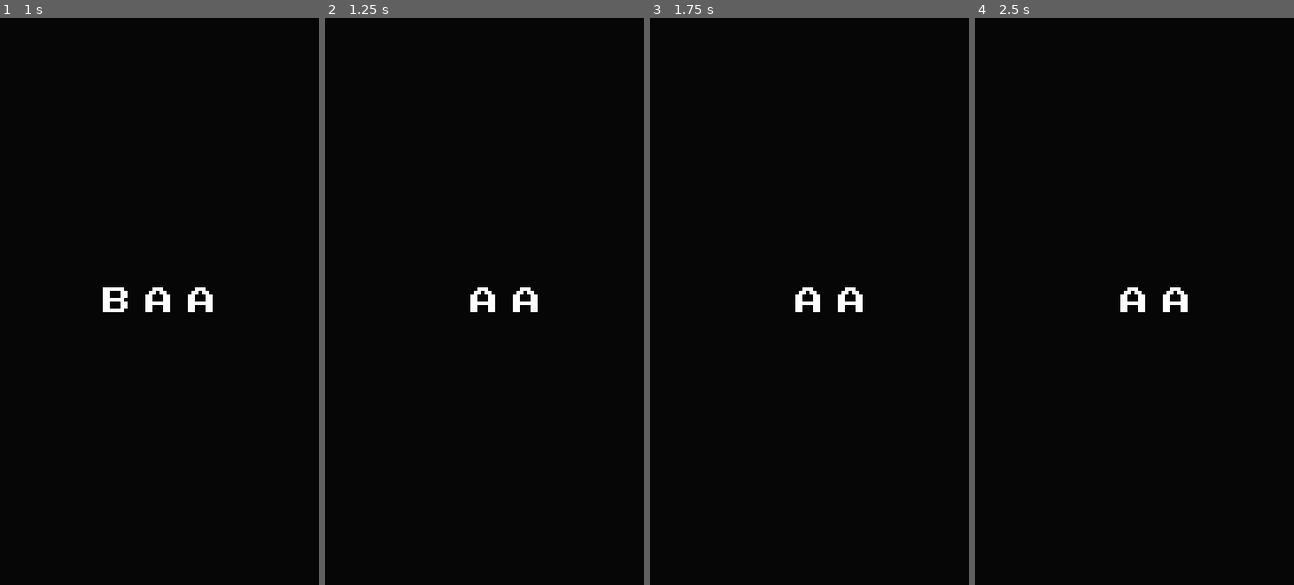
Above: before the commit, frames 1-4 (left to right).
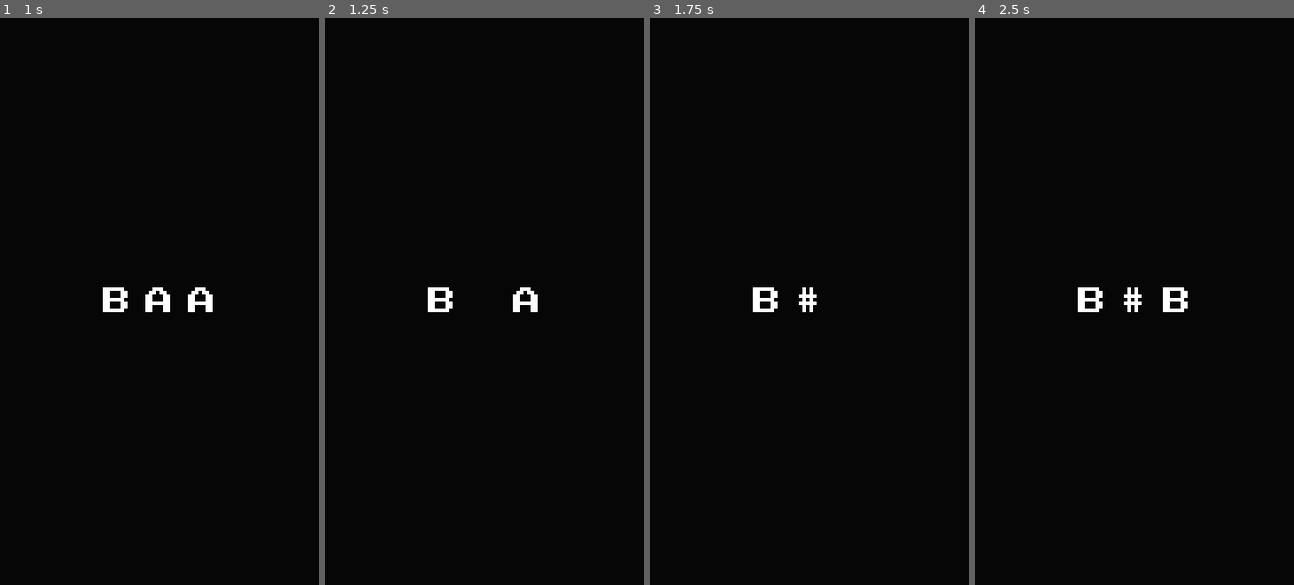
Above: after the commit, the same moments.

Repository: marcfreir/AgainstTheMonstersGame
Game: Godot game, scene res://scenes/nameSelector.tscn
Same seed, same stepped clock (60 frames per second), same inputs: the game is played once before the commit and once after it. This scene is started directly instead of the project's main scene.
Inputs:
- Up to frame 1 (1 s): hold Right (ui_right) from 0.53 s (still down); hold Space (throw, bound only before the commit) from 0.53 s (still down)
- Up to frame 2 (1.25 s): keep holding Right (ui_right); keep holding Space (throw, bound only before the commit)
- Up to frame 3 (1.75 s): release Right (ui_right) at 1.28 s; release Space (throw, bound only before the commit) at 1.28 s; hold Left (ui_left) from 1.28 s (still down); tap Space (throw, bound only before the commit) at 1.35 s
- Up to frame 4 (2.5 s): tap Enter at 2 s; release Left (ui_left) at 2.03 s; hold Right (ui_right) from 2.03 s (still down); hold Space (throw, bound only before the commit) from 2.03 s (still down)

Frame 1 is identical in both runs. In frame 2, 0.4% of the frame differs, in the area x 32-54%, y 47-52%; in frame 3, 0.6%, in the area x 32-67%, y 47-52%; in frame 4, 0.6%.

Commit message:
Update name selector

Diff:
--- a/project.godot
+++ b/project.godot
@@ -25,7 +25,7 @@
 
 [input]
 
-throw={
+release={
 "deadzone": 0.5,
 "events": [ Object(InputEventKey,"resource_local_to_scene":false,"resource_name":"","device":0,"alt":false,"shift":false,"control":false,"meta":false,"command":false,"pressed":false,"scancode":32,"unicode":0,"echo":false,"script":null)
 , Object(InputEventJoypadButton,"resource_local_to_scene":false,"resource_name":"","device":0,"button_index":0,"pressure":0.0,"pressed":false,"script":null)
--- a/scripts/nameSelector.gd
+++ b/scripts/nameSelector.gd
@@ -4,6 +4,8 @@
 
 var index = 0
 var character = 0
+
+signal finished(playerName)
 
 # Called when the node enters the scene tree for the first time.
 func _ready():
@@ -27,6 +29,16 @@
 			index = 0
 		get_node("boxContainer").get_child(character).set_text(characterList[index])
 
+	if event.is_action_pressed("release") and not event.is_echo():
+		get_node("boxContainer").get_child(character).set_visible_characters(1)
+		index = 0
+		character += 1
+		if character > 2:
+			get_node("nameTimer").stop()
+			set_process_input(false)
+			var playerName = get_node("boxContainer").get_child(0).get_text() + get_node("boxContainer").get_child(1).get_text() + get_node("boxContainer").get_child(2).get_text()
+			emit_signal("finished", playerName)
+
 
 func _on_nameTimer_timeout():
 	if get_node("boxContainer").get_child(character).get_visible_characters() > 0:
--- a/scripts/noah.gd
+++ b/scripts/noah.gd
@@ -27,7 +27,7 @@
 	direction = 0
 	right = Input.is_action_pressed("ui_right")
 	left = Input.is_action_pressed("ui_left")
-	power = Input.is_action_pressed("throw")
+	power = Input.is_action_pressed("release")
 
 	if right:
 		direction += 1
